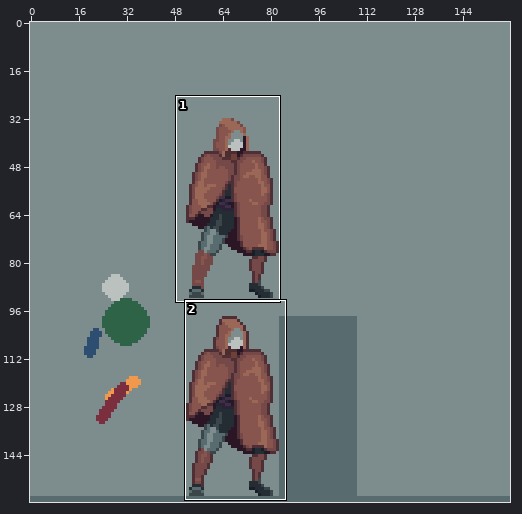
A pixel-art file gets an edit: Personal_Roberto/ASEPRITE/1. Liora/Liora_Jump.aseprite. Above: a wide view before the commit, with the close-up outlined.
Close-up. Before the edit:
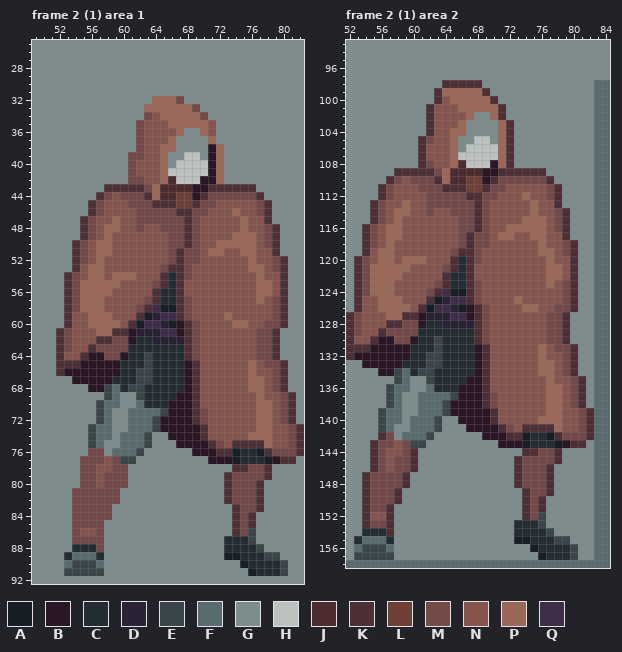
160x160 pixels, 68 frames. Colours within 5 levels of each other are drawn and written as one. Shown: frame 2 (1) area 1: x 49..82, y 25..92; frame 2 (1) area 2: x 52..84, y 93..158. The commit also changed other frames or places, which this record leaves out.
Palette (. is transparent): A #181e25  B #2b1625  C #232d33  D #2b2335  E #3a464a  F #586b6f  G #7d8c8c  H #bbc1be  J #4d2c2f  K #4e2f35  L #6f4037  M #754947  N #88544e  P #9b6757  Q #3f2d49
After the commit:
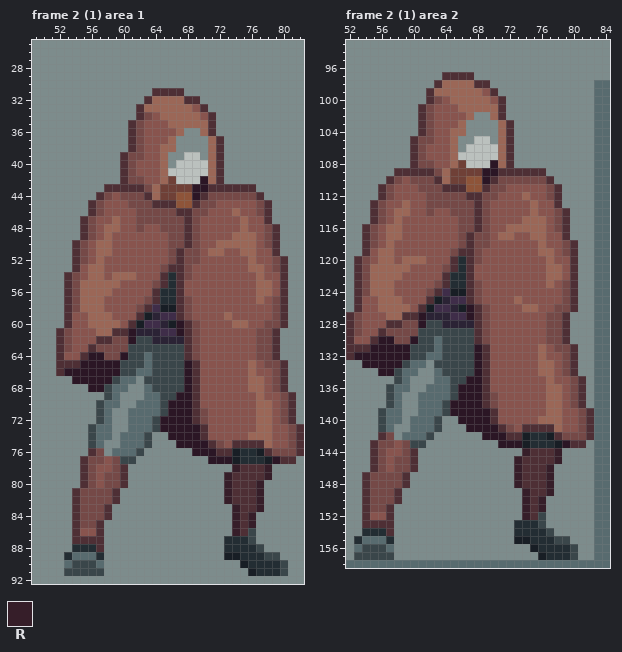
Colours new in this view: R #361e29
From old to new:
@@ palette @@
-J #4d2c2f
+J #6f4037
-L #6f4037
+L #8e5439
--- frame 2 (1) area 1, layer "Flattened"
@@ x 58..74 @@
 30 GGGGGGGGGGGGGGGGG
-31 GGGGGGGGGGGGGGGGG
-32 GGGGGGPPPMGGGGGGG
-33 GGGGGPPPPPPMGGGGG
-34 GGGGGMNPPPPPMGGGG
-35 GGGGMNNNPPPPPNGGG
-36 GGGGMNNNNPGGPNGGG
-37 GGGGMNNNPGGGGPGGG
-38 GGGGMNNPPGGGGBPGG
-39 GGGMMNNPGGHHGBPGG
-40 GGGMNNNPGHHHHBPGG
-41 GGGMNNNPHHHHHBPGG
-42 GGGMMNNPJHHHBBPGG
+31 GGGGGGKKKKGGGGGGG
+32 GGGGGKPPPPKKGGGGG
+33 GGGGKPPPPPPNKGGGG
+34 GGGGKMNPPPPPNKGGG
+35 GGGKMNNNPPPPPKGGG
+36 GGGKMNNNNPGGPKGGG
+37 GGGKMNNNPGGGGPKGG
+38 GGGKMNNPPGGGGPKGG
+39 GGKMMNNPGGHHGPKGG
+40 GGKMNNNPGHHHHPKGG
+41 GGKMNNNPHHHHHPKGG
+42 GGKMMNNPJHHHBPKGG
 43 KKKKKMPJJJJBBKKKK
@@ x 57..69 @@
 61 PPKKBDDDQQBKM
-62 KKMMBCCDDDDKM
-63 MMMMCCCCCCCKM
-64 BMMBCCECCCCKM
-65 BBBCCCECCCCBK
-66 BBBCCEECCCCBK
-67 BBCCCEECCCCBK
-68 BEFCEECCCCCBK
-69 GEFGGECCCCBBK
-70 EFFGGFCCCBBBK
+62 KKMMBEEDDDDKM
+63 MMMMEEEEEEEKM
+64 BMMBEEFEEEEKM
+65 BBBEEEFEEEEBK
+66 BBBEEFFEEEEBK
+67 BBEFFGEEEEEBK
+68 BEFFGGFEEEEBK
+69 GEFGGGFFEEBBK
+70 EFFGGFFFEBBBK
 71 EFGGFFFFEBBBK
@@ x 49..82 @@
 75 GGGGGGGEFGGFFFEGGGBBBBKMNKKKKPNNMK
-76 GGGGGGGMMGFFFEGGGGGGBBBKKACCAKMMMK
-77 GGGGGGMMMNMEEGGGGGGGGGBBBACCCABKKG
-78 GGGGGGMMNNMMGGGGGGGGGGGGGKKMMKGGGG
-79 GGGGGGMMNMMMGGGGGGGGGGGGKMMMMKGGGG
-80 GGGGGGMMNMMMGGGGGGGGGGGGKMMMKGGGGG
-81 GGGGGMMMMMMGGGGGGGGGGGGGKMMMKGGGGG
-82 GGGGGMMMMMMGGGGGGGGGGGGGKMMMKGGGGG
-83 GGGGGMMMMMGGGGGGGGGGGGGGGKMMKGGGGG
-84 GGGGGMMMMMGGGGGGGGGGGGGGGKMKGGGGGG
-85 GGGGGMMMMGGGGGGGGGGGGGGGGKMKGGGGGG
-86 GGGGGMNNMGGGGGGGGGGGGGGGGKMEGGGGGG
-87 GGGGGMMMMGGGGGGGGGGGGGGGCCCEGGGGGG
-88 GGGGGCCCMGGGGGGGGGGGGGGGCCCCEGGGGG
+76 GGGGGGGKMGFFFEGGGGGGBBBKKACCAKMMMK
+77 GGGGGGKMMNMEEGGGGGGGGGBBBACCCABKKG
+78 GGGGGGKMNNMKGGGGGGGGGGGGGRKKKRGGGG
+79 GGGGGGKMNMMKGGGGGGGGGGGGRKKKKRGGGG
+80 GGGGGGKMNMMKGGGGGGGGGGGGRKKKRGGGGG
+81 GGGGGKMMMMKGGGGGGGGGGGGGRKKKRGGGGG
+82 GGGGGKMMMMKGGGGGGGGGGGGGRKKKRGGGGG
+83 GGGGGKMMMKGGGGGGGGGGGGGGGRKKRGGGGG
+84 GGGGGKMMMKGGGGGGGGGGGGGGGRKRGGGGGG
+85 GGGGGKMMKGGGGGGGGGGGGGGGGRKRGGGGGG
+86 GGGGGKNNKGGGGGGGGGGGGGGGGRKEGGGGGG
+87 GGGGGKKKKGGGGGGGGGGGGGGGCCCEGGGGGG
+88 GGGGGCCCKGGGGGGGGGGGGGGGCCCCEGGGGG
 89 GGGGCFFFCGGGGGGGGGGGGGGGAACCCEEGGG
--- frame 2 (1) area 2, layer "Flattened"
@@ x 58..73 @@
  96 GGGGGGGGGGGGGGGG
- 97 GGGGGGGGGGGGGGGG
- 98 GGGGGGKKKKKGGGGG
- 99 GGGGGKPPPPPKGGGG
-100 GGGGGKNPPPPPKGGG
-101 GGGGKNNNPPPPPKGG
-102 GGGGKNNNNPGGPKGG
-103 GGGGKNNNPGGGGPKG
-104 GGGGKNNPPGGGGPKG
-105 GGGKMNNPGGHHGPKG
-106 GGGKNNNPGHHHHPKG
-107 GGGKNNNPHHHHHPKG
-108 GGGKMNNPJHHHBPKG
+ 97 GGGGGGKKKKGGGGGG
+ 98 GGGGGKPPPPKKGGGG
+ 99 GGGGKPPPPPPNKGGG
+100 GGGGKMNPPPPPNKGG
+101 GGGKMNNNPPPPPKGG
+102 GGGKMNNNNPGGPKGG
+103 GGGKMNNNPGGGGPKG
+104 GGGKMNNPPGGGGPKG
+105 GGKMMNNPGGHHGPKG
+106 GGKMNNNPGHHHHPKG
+107 GGKMNNNPHHHHHPKG
+108 GGKMMNNPJHHHBPKG
 109 KKKKKMPJJJJBBKKK
@@ x 57..69 @@
 127 PPKKBDDDQQBKM
-128 KKMMBCCDDDDKM
-129 MMMMCCCCCCCKM
-130 BMMBCCECCCCKM
-131 BBBCCCECCCCBK
-132 BBBCCEECCCCBK
-133 BBCCCEECCCCBK
-134 BEFCEECCCCCBK
-135 GEFGGECCCCBBK
-136 EFFGGFCCCBBBK
+128 KKMMBEEDDDDKM
+129 MMMMEEEEEEEKM
+130 BMMBEEFEEEEKM
+131 BBBEEEFEEEEBK
+132 BBBEEFFEEEEBK
+133 BBEFFGEEEEEBK
+134 BEFFGGFEEEEBK
+135 GEFGGGFFEEBBK
+136 EFFGGFFFEBBBK
 137 EFGGFFFFEBBBK
@@ x 52..84 @@
 143 GGGKMMNMEEGGGGGGGGGBBBACCCABKKGFF
-144 GGGKMNNMKGGGGGGGGGGGGGKKMMKGGGGFF
-145 GGGKMNMMKGGGGGGGGGGGGKMMMMKGGGGFF
-146 GGGKMNMMKGGGGGGGGGGGGKMMMKGGGGGFF
-147 GGKMMMMKGGGGGGGGGGGGGKMMMKGGGGGFF
-148 GGKMMMMKGGGGGGGGGGGGGKMMMKGGGGGFF
-149 GGKMMMKGGGGGGGGGGGGGGGKMMKGGGGGFF
-150 GGKMMMKGGGGGGGGGGGGGGGKMKGGGGGGFF
-151 GGKMMKGGGGGGGGGGGGGGGGKMKGGGGGGFF
-152 GGKNNKGGGGGGGGGGGGGGGGKMEGGGGGGFF
-153 GGKMMKGGGGGGGGGGGGGGGCCCEGGGGGGFF
+144 GGGKMNNMKGGGGGGGGGGGGGRKKKRGGGGFF
+145 GGGKMNMMKGGGGGGGGGGGGRKKKKRGGGGFF
+146 GGGKMNMMKGGGGGGGGGGGGRKKKRGGGGGFF
+147 GGKMMMMKGGGGGGGGGGGGGRKKKRGGGGGFF
+148 GGKMMMMKGGGGGGGGGGGGGRKKKRGGGGGFF
+149 GGKMMMKGGGGGGGGGGGGGGGRKKRGGGGGFF
+150 GGKMMMKGGGGGGGGGGGGGGGRKRGGGGGGFF
+151 GGKMMKGGGGGGGGGGGGGGGGRKRGGGGGGFF
+152 GGKNNKGGGGGGGGGGGGGGGGRKEGGGGGGFF
+153 GGKKKKGGGGGGGGGGGGGGGCCCEGGGGGGFF
 154 GGCCCKGGGGGGGGGGGGGGGCCCCEGGGGGFF
